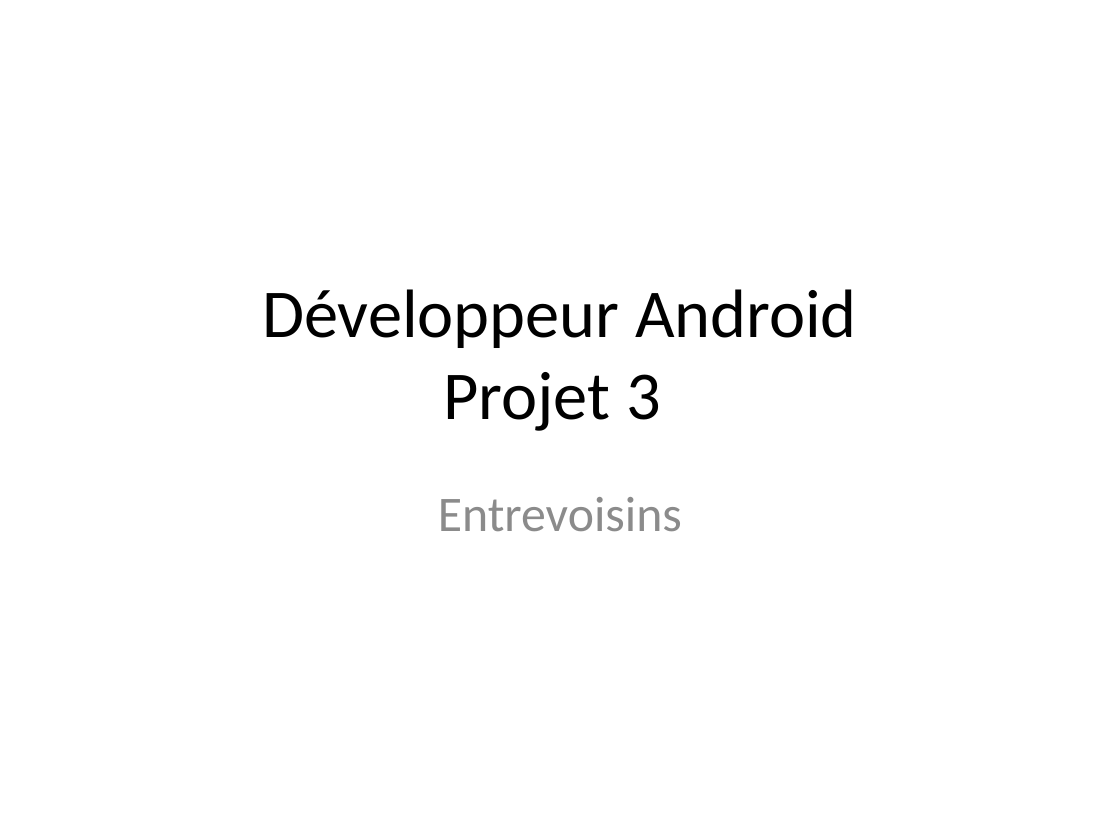
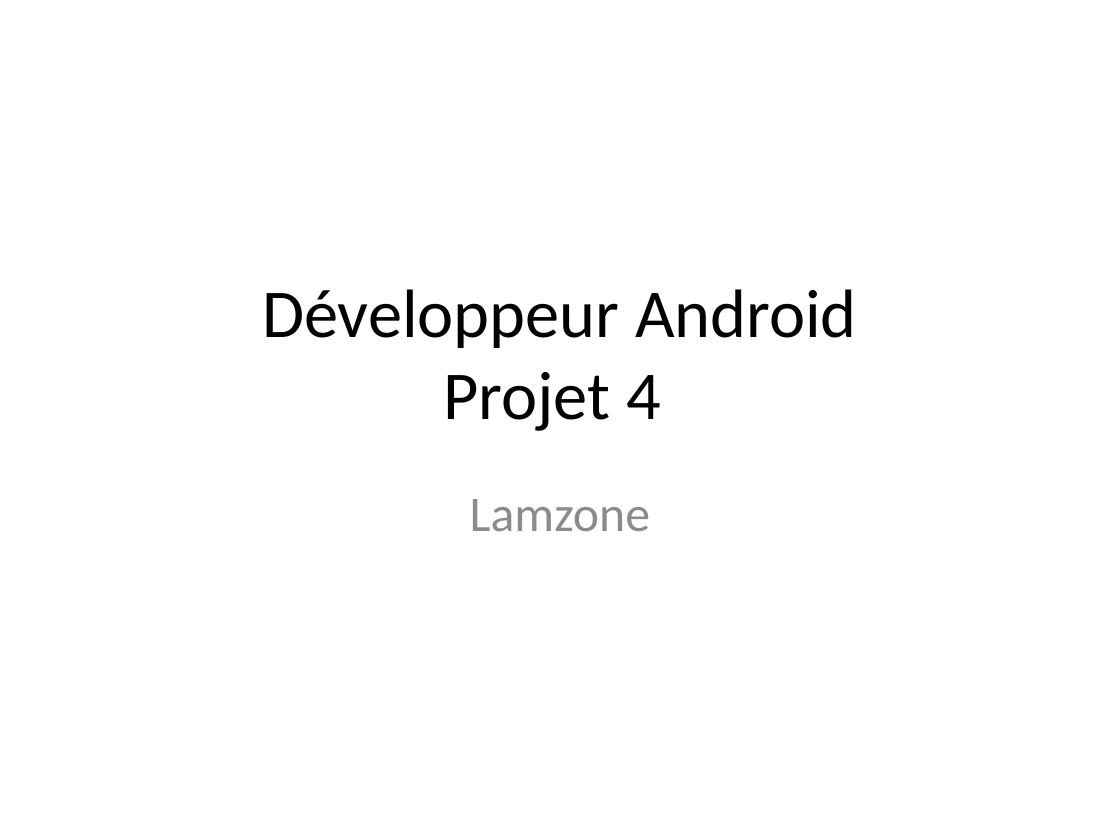
Before and after one commit to Luck-art/Projet_4_android, a slide deck: slide 1 of powerpoint/projet_4_powerpoint.pptx. Drawn at 1120x840 pixels with LibreOffice and Linux fonts; fonts in the diff are those of the drawing. Boxes give left, top, right and bottom in pixels: in the first picture for what was removed or moved away, otherwise in the second. Text is boxed around its words. In the diff, an @@ line names an element or a change of style, - is before the commit and + after.

```diff
--- a/powerpoint/projet_4_powerpoint.pptx
+++ b/powerpoint/projet_4_powerpoint.pptx
@@ title at [262, 289, 857, 431]: text changed @@
-Développeur Android
-Projet 3
+Développeur Android
+Projet 4
@@ subtitle at [470, 499, 650, 531]: text changed @@
-Entrevoisins
+Lamzone
```
Also in this commit, not shown: 7 other slides changed, 9 slides added, 2 slides removed, 7 other files.
